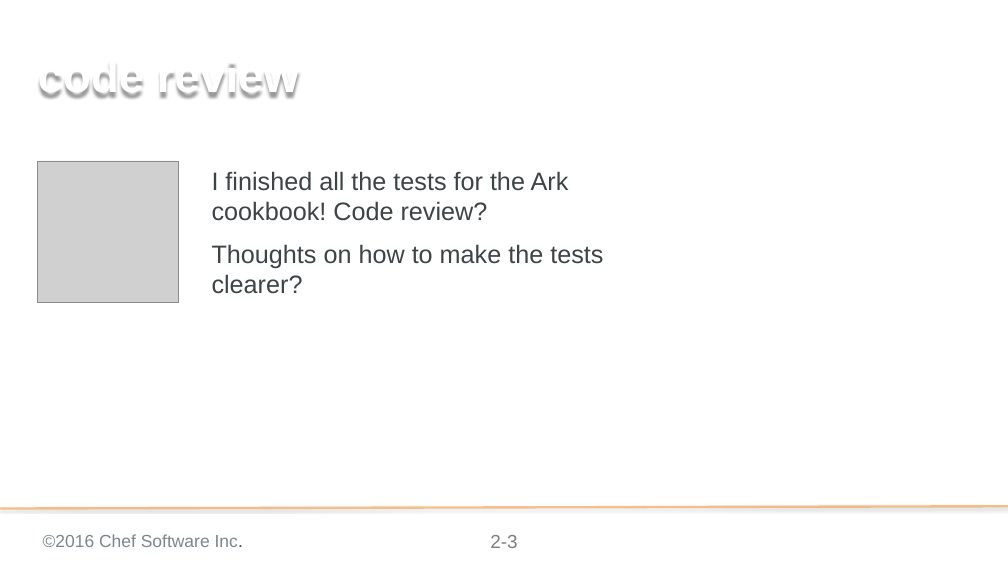
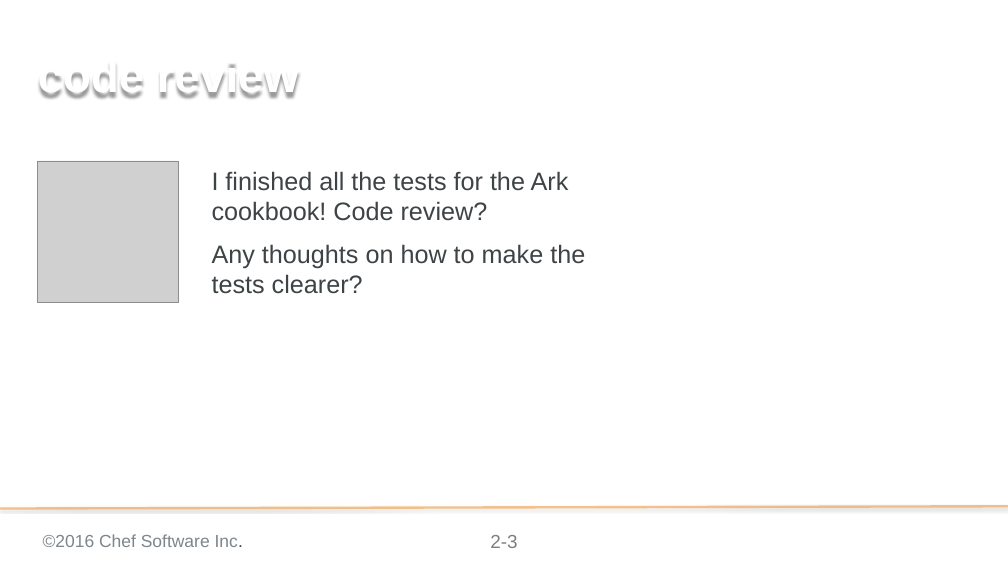
Before and after one commit to chef-training/elegant_tests, a slide deck: slide 3 of 02-code_review.pptx. Drawn at 1008x567 pixels with LibreOffice and Linux fonts; fonts in the diff are those of the drawing; grey boxes stand for pictures; background and template pictures are left out. Boxes give left, top, right and bottom in pixels: in the first picture for what was removed or moved away, otherwise in the second. Text is boxed around its words. In the diff, an @@ line names an element or a change of style, - is before the commit and + after.

```diff
--- a/02-code_review.pptx
+++ b/02-code_review.pptx
@@ text at (212, 244, 585, 294): text changed @@
-Thoughts on how to make the tests clearer?
+Any thoughts on how to make the tests clearer?
```
Also in this commit, not shown: 1 other slide changed, 2 slides added, 6 other files.
